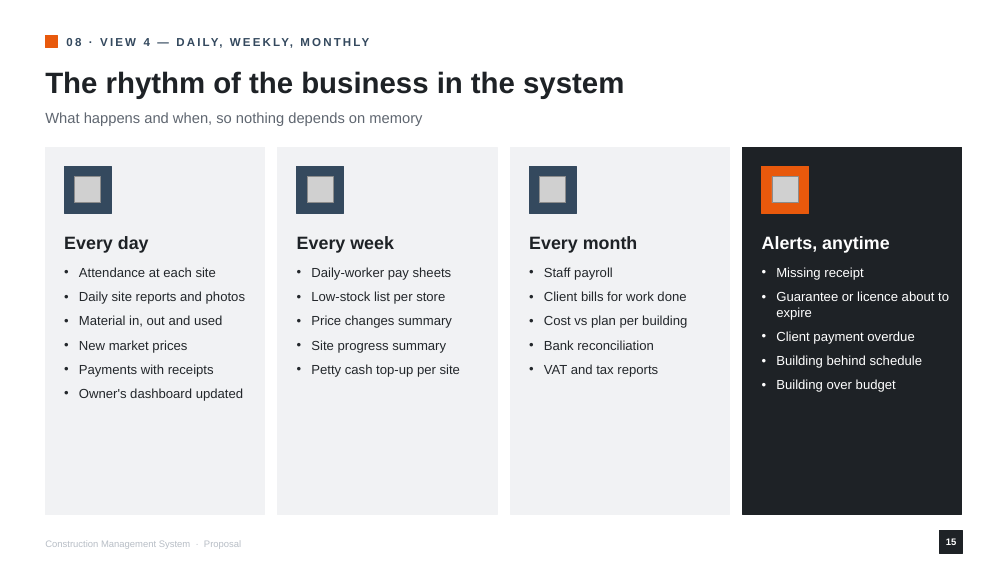
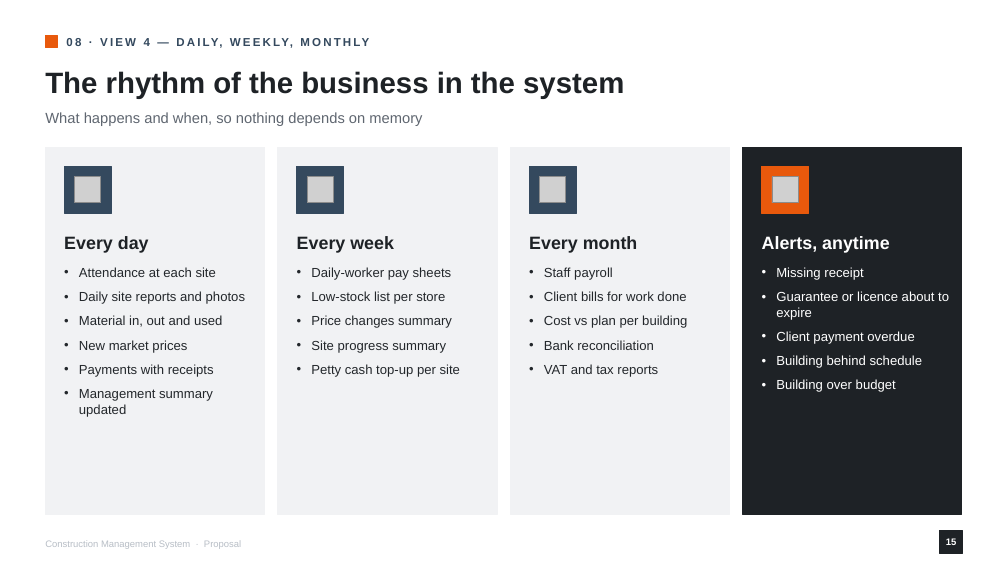
Before and after one commit to Abakas-Tech/ems-client, a slide deck: slide 15 of docs/proposals/Construction_Management_System_Proposal.pptx. Drawn at 1008x567 pixels with LibreOffice and Linux fonts; fonts in the diff are those of the drawing; grey boxes stand for pictures. Boxes give left, top, right and bottom in pixels: in the first picture for what was removed or moved away, otherwise in the second. Text is boxed around its words. In the diff, an @@ line names an element or a change of style, - is before the commit and + after.

```diff
--- a/docs/proposals/Construction_Management_System_Proposal.pptx
+++ b/docs/proposals/Construction_Management_System_Proposal.pptx
@@ text at (79, 389, 213, 417): text changed @@
-• Owner's dashboard updated
+• Management summary updated
```
Also in this commit, not shown: 13 other slides changed.
